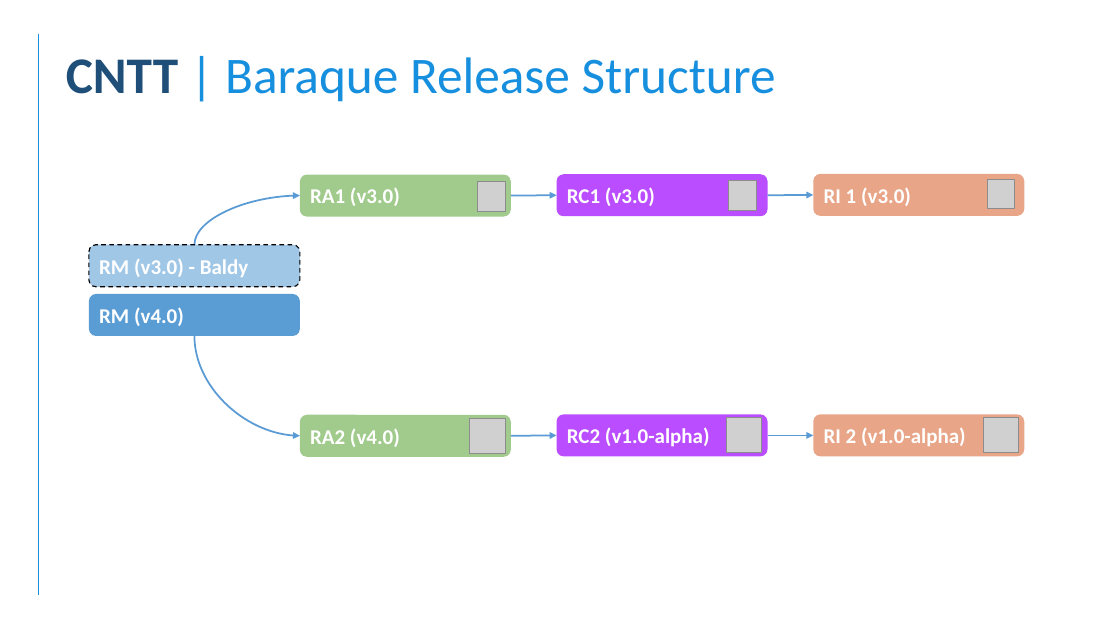
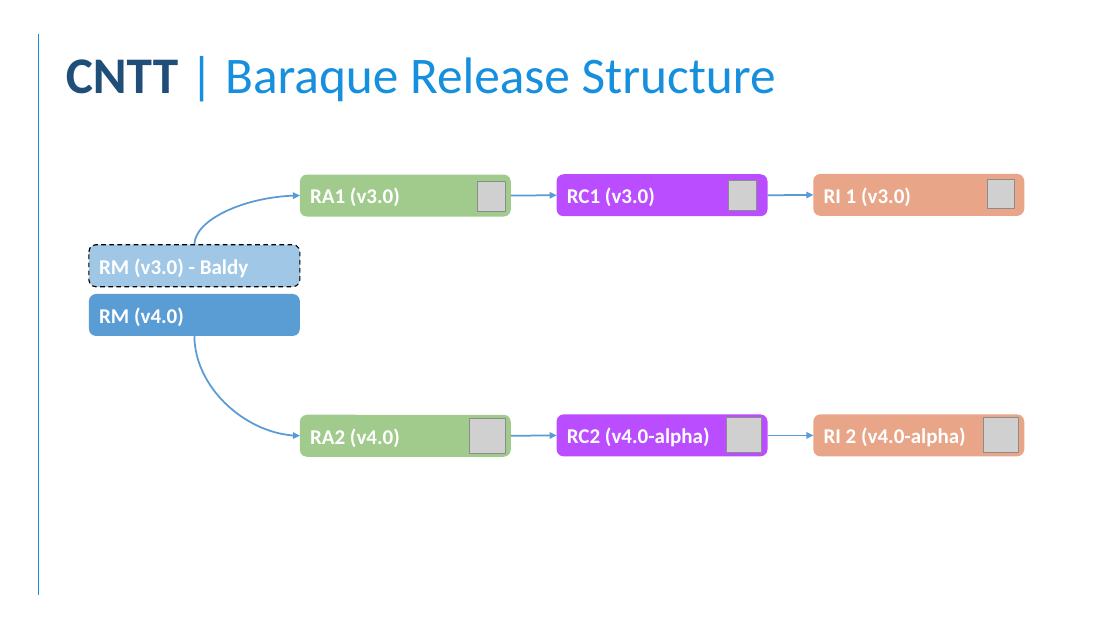
Before and after one commit to anuket-project/anuket-specifications, a slide deck: slide 2 of doc/tech/figures/artefacts/baraque_release.pptx. Drawn at 1120x630 pixels with LibreOffice and Linux fonts; fonts in the diff are those of the drawing; grey boxes stand for pictures; background and template pictures are left out. Boxes give left, top, right and bottom in pixels: in the first picture for what was removed or moved away, otherwise in the second. Text is boxed around its words. In the diff, an @@ line names an element or a change of style, - is before the commit and + after.

```diff
--- a/doc/tech/figures/artefacts/baraque_release.pptx
+++ b/doc/tech/figures/artefacts/baraque_release.pptx
@@ text in rounded rectangle at [567, 427, 710, 447]: text changed @@
-RC2 (v1.0-alpha)
+RC2 (v4.0-alpha)
@@ text in rounded rectangle at [824, 428, 966, 446]: text changed @@
-RI 2 (v1.0-alpha)
+RI 2 (v4.0-alpha)
```
Also in this commit, not shown: 4 other files.
